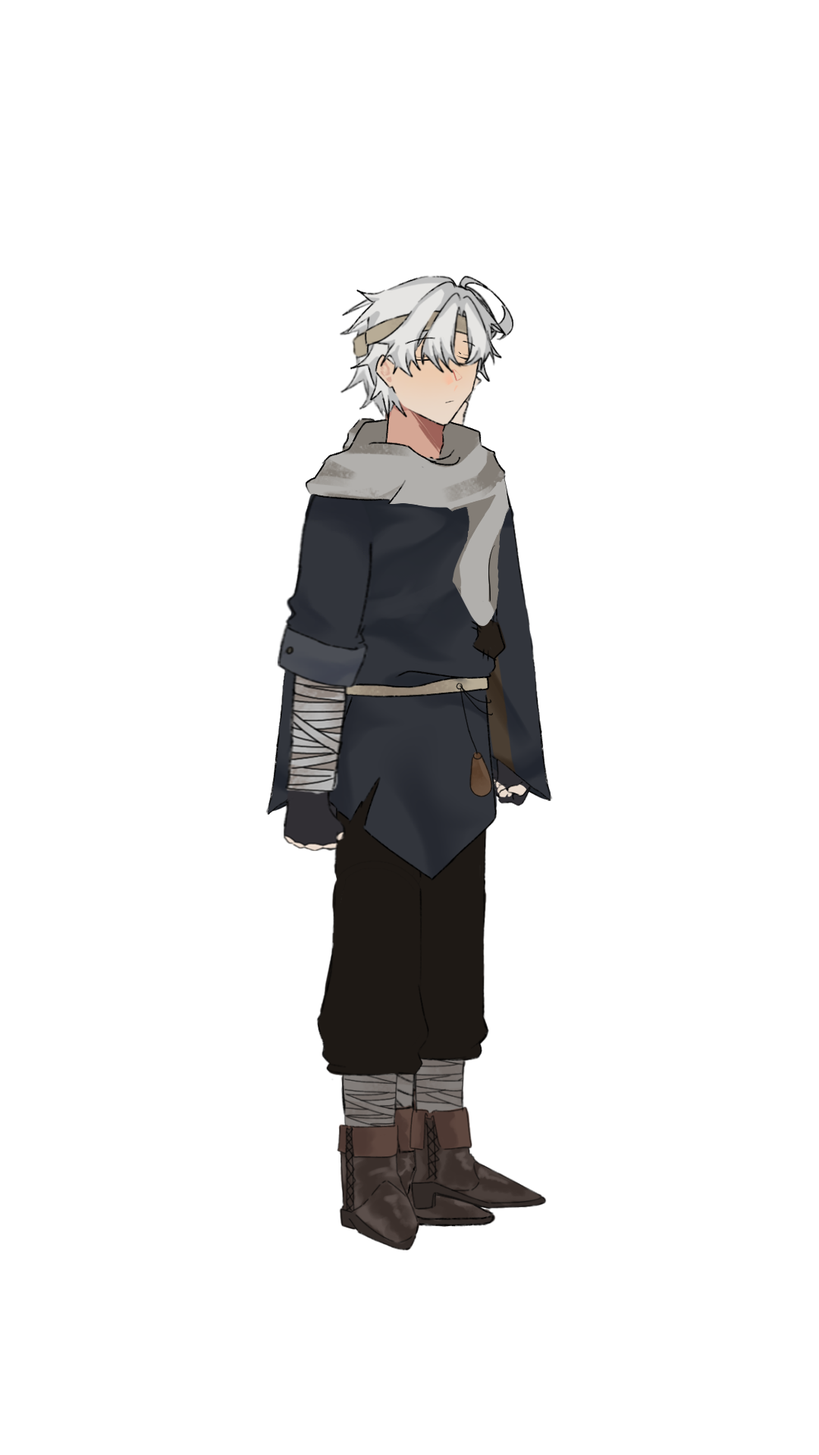
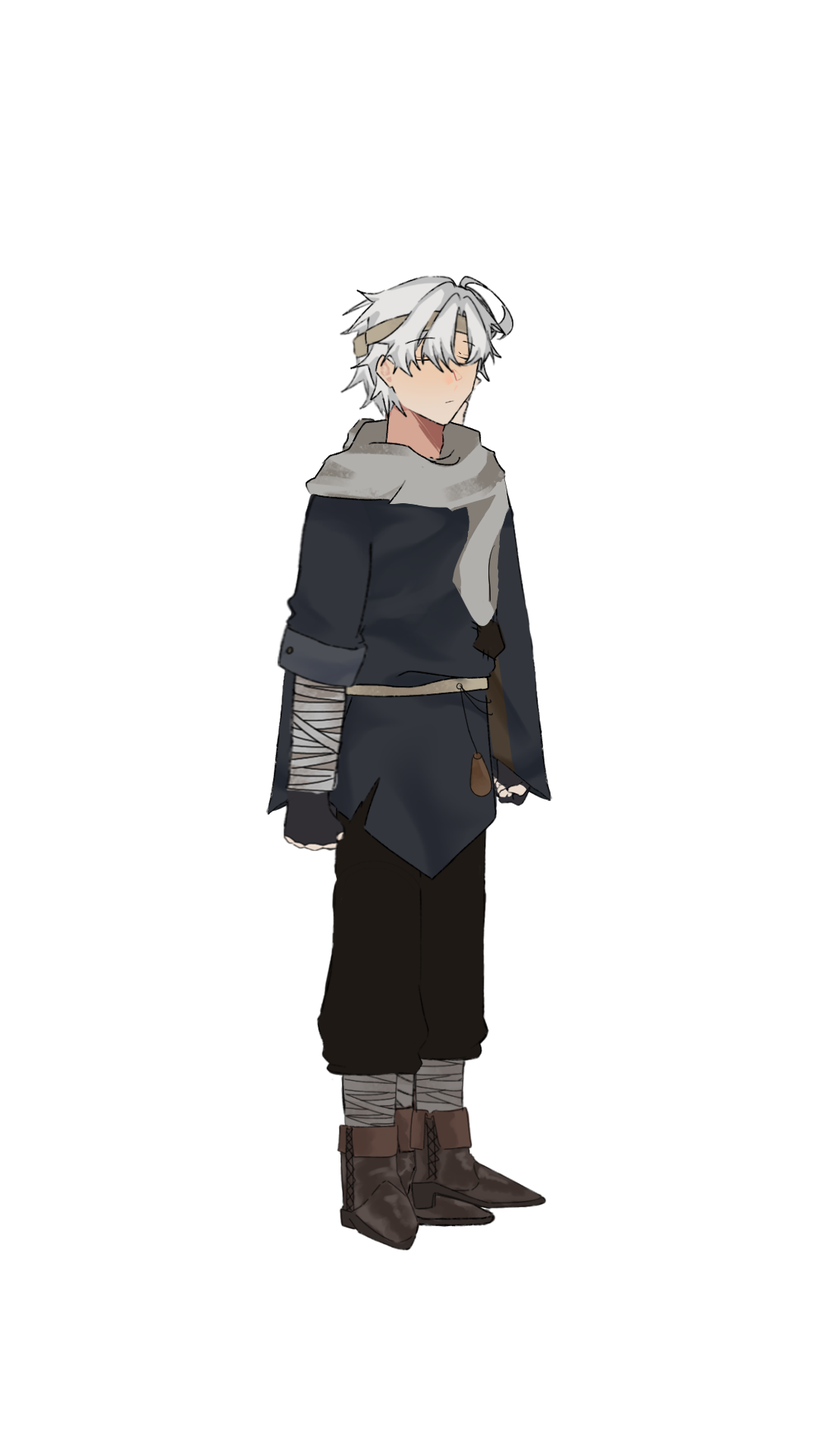
Revision of a layered 819 x 1455 image; what changed, layer by layer:
painted on "right hand (o_left)" over [492, 776, 522, 799]
